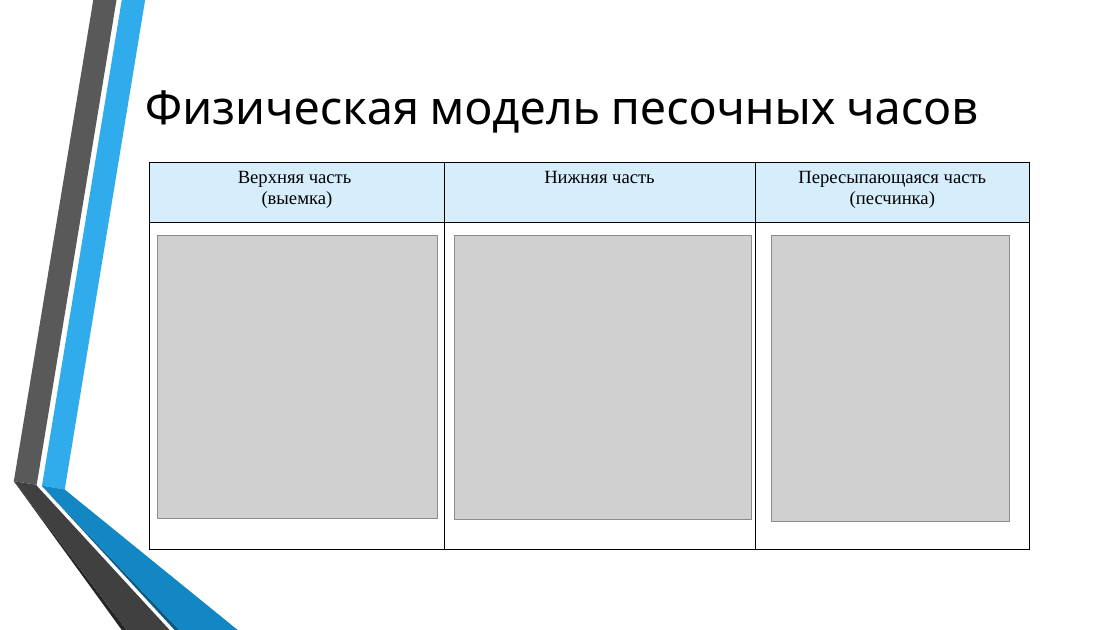
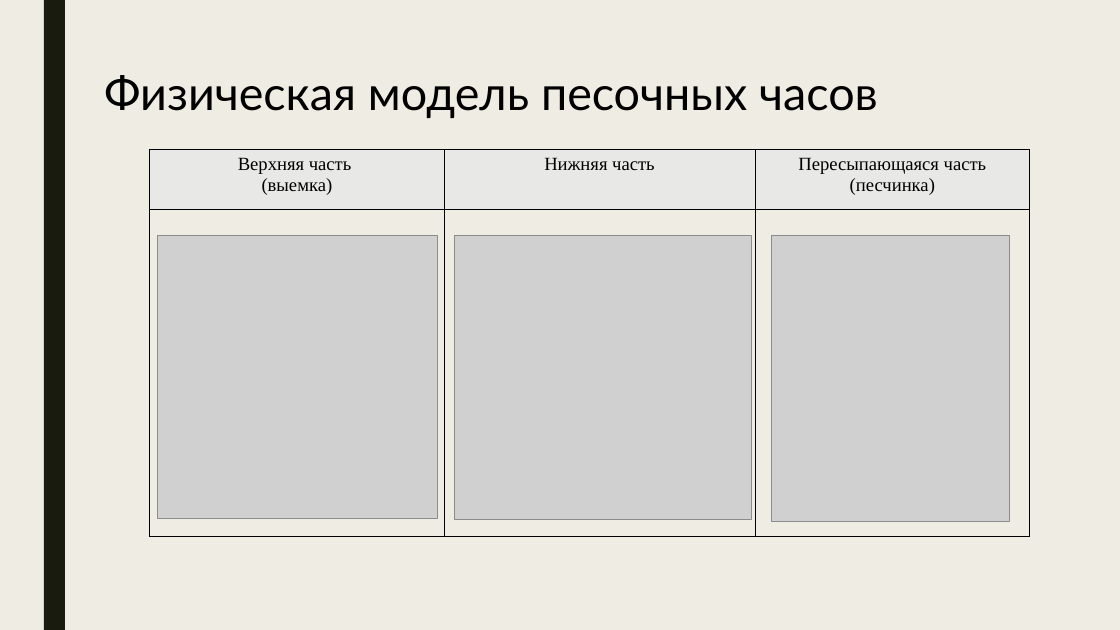
Before and after one commit to Bryanskaya/TimeIsOfTheEssence, a slide deck: slide 7 of Coursework/docs/Презентация_Брянская_ИУ7_52.pptx (slide 8 before the commit). Drawn at 1120x630 pixels with LibreOffice and Linux fonts; fonts in the diff are those of the drawing; grey boxes stand for pictures; background and template pictures are left out. Boxes give left, top, right and bottom in pixels: in the first picture for what was removed or moved away, otherwise in the second. Text is boxed around its words. In the diff, an @@ line names an element or a change of style, - is before the commit and + after.

```diff
--- a/Coursework/docs/Презентация_Брянская_ИУ7_52.pptx
+++ b/Coursework/docs/Презентация_Брянская_ИУ7_52.pptx
@@ background picture (left out) to #EFEDE3 @@
@@ rectangle added at (44, 0, 65, 630), fill #191B0E @@
@@ text "Физическая модель песочных часов": place and size @@
-text "Физическая модель песочных часов" at (145, 90, 978, 133)
+text "Физическая модель песочных часов" at (104, 75, 878, 118)
@@ text "Физическая модель песочных часов" at (104, 75, 878, 118): font Cabin to Lato @@
@@ table at (150, 150, 1029, 545) @@
@@ fill #D6EEFB to #E8E8E7 in row 1 @@
@@ table: place and size @@
-table at (150, 163, 1029, 559)
+table at (150, 150, 1029, 545)
@@ group removed at (13, 0, 238, 630): 6 freeform shapes @@
```
Also in this commit, not shown: 12 other slides changed, 5 slides removed.
